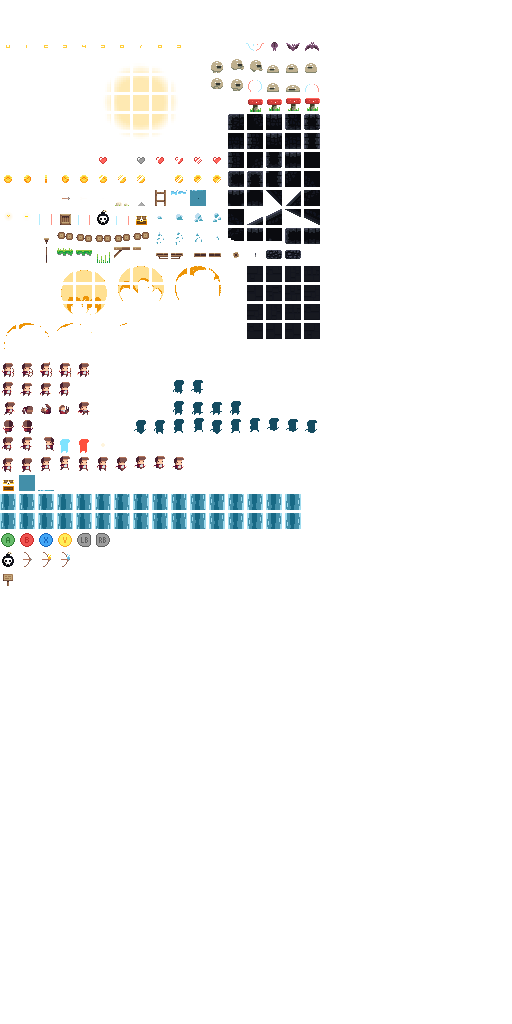
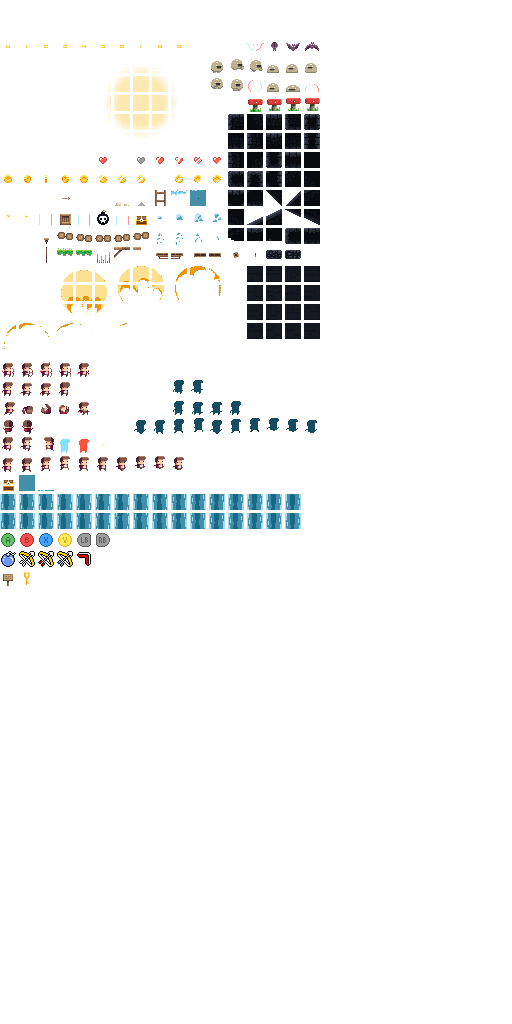
Comparing the layer stacks of the two w=512, h=1024 images. Changes:
added layer "Layer 2" in group "Menu Buttons" over [24, 572, 30, 585]
added layer "Layer 1" in group "Menu Buttons" over [1, 551, 91, 567]
hid "Weapons", painted on it over [2, 551, 91, 567]
